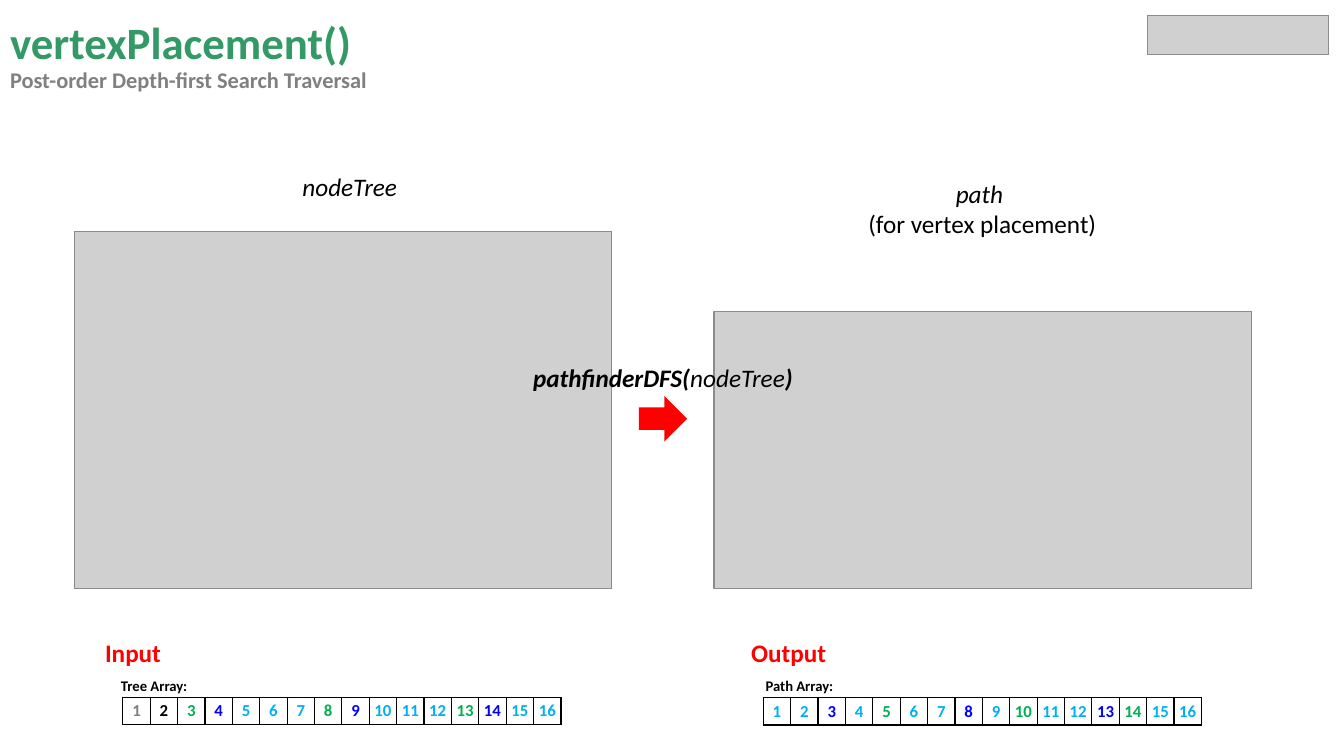
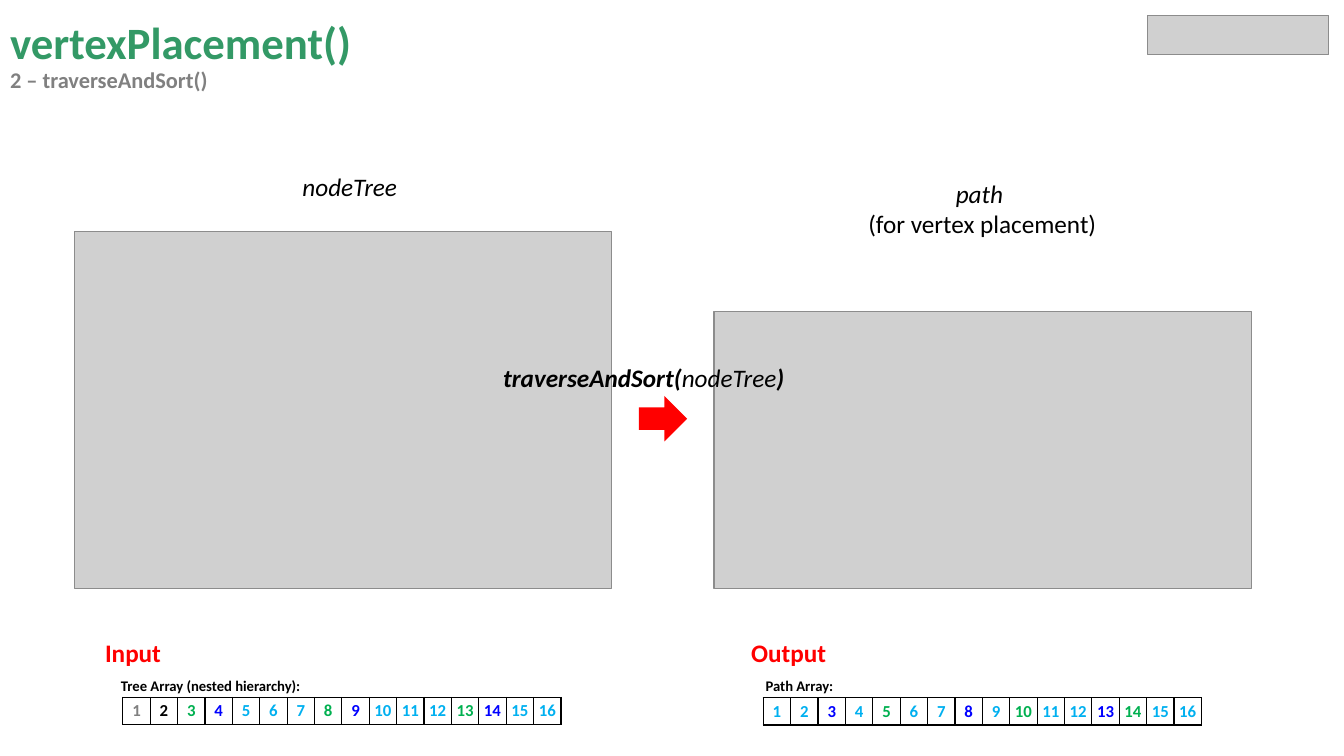
Before and after one commit to miguelrk/tum-mw-bachelorarbeit, a slide deck: slide 11 of 3 Entwicklungsphase/weekly_meeting_11.pptx (slide 10 before the commit). Drawn at 1344x756 pixels with LibreOffice and Linux fonts; fonts in the diff are those of the drawing; grey boxes stand for pictures. Boxes give left, top, right and bottom in pixels: in the first picture for what was removed or moved away, otherwise in the second. Text is boxed around its words. In the diff, an @@ line names an element or a change of style, - is before the commit and + after.

Commit message:
Creates tree diagram in draw io

```diff
--- a/3 Entwicklungsphase/weekly_meeting_11.pptx
+++ b/3 Entwicklungsphase/weekly_meeting_11.pptx
@@ title at [10,26,351,91]: text changed @@
-vertexPlacement()
-Post-order Depth-first Search Traversal
+vertexPlacement()
+2 – traverseAndSort()
@@ text at [503,366,784,393]: text changed @@
-pathfinderDFS(nodeTree)
+traverseAndSort(nodeTree)
@@ text at [121,680,300,694]: text changed @@
-Tree Array:
+Tree Array (nested hierarchy):
```
Also in this commit, not shown: 2 slides added, 2 other files.
